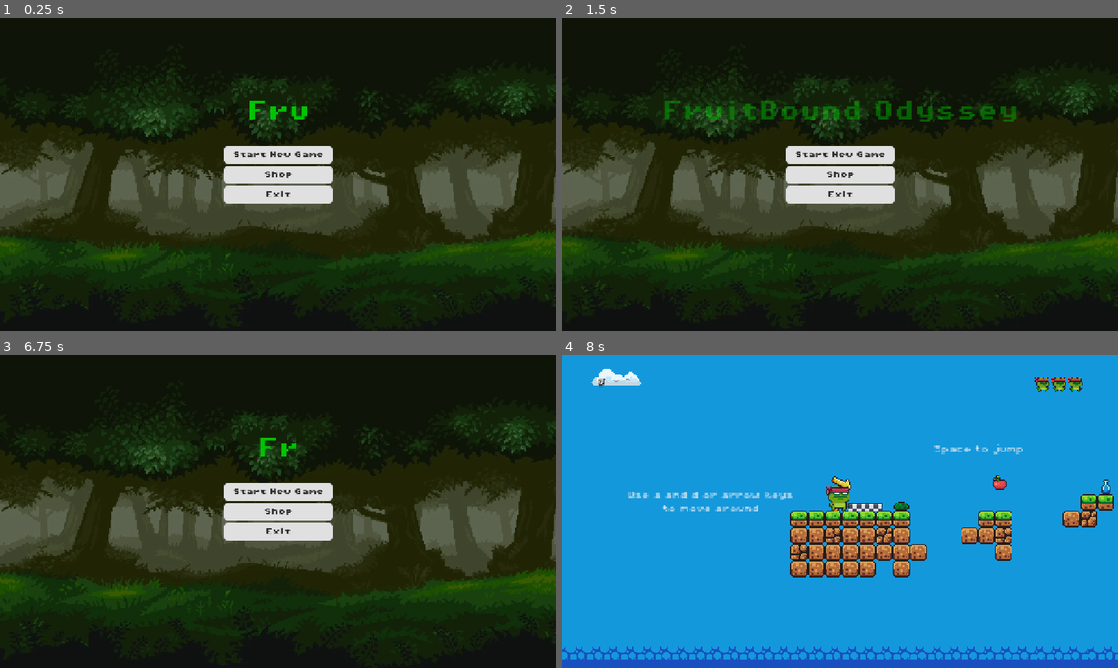
Above: before the commit, frames 1-4 (two rows, left to right).
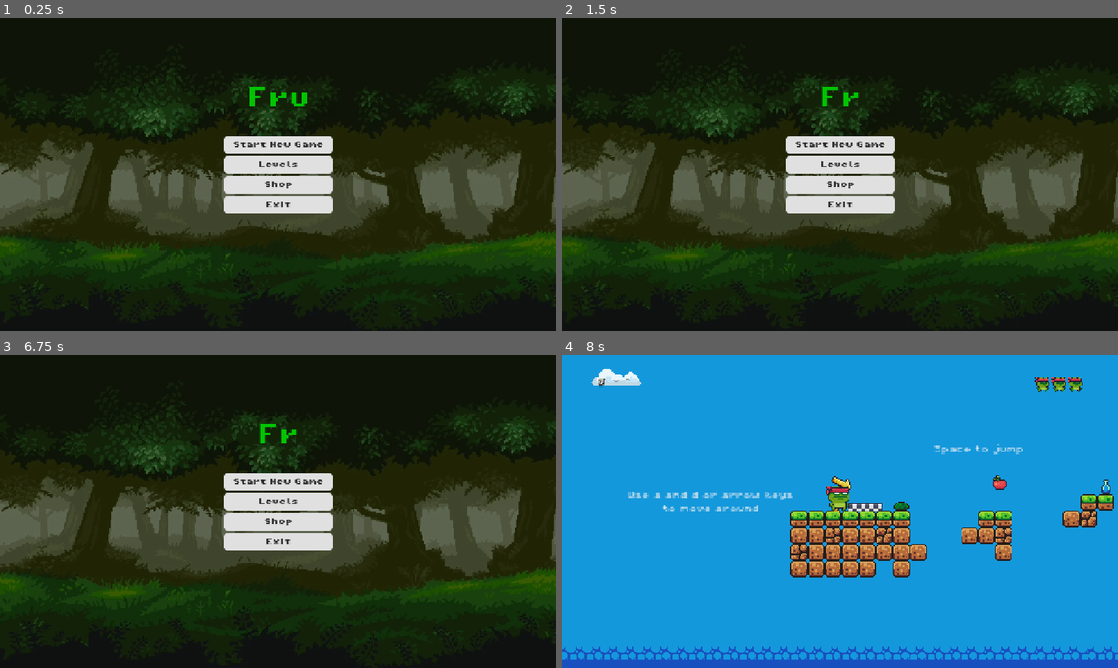
Above: after the commit, the same moments.

Repository: anushjindal19/jumpmasterrepo
Game: Godot game, scene res://scenes/GUI and Menus/main_menu.tscn
Same seed, same stepped clock (60 frames per second), same inputs: the game is played once before the commit and once after it.
Inputs (mouse positions are in pixels of both pictures, inside the frame that each line leads up to):
- Up to frame 1 (0.25 s): no input
- Up to frame 2 (1.5 s): click (840, 165) at 0.5 s, where only the run after the commit has a clickable "Levels"; click (840, 296) at 1.25 s, where only the run after the commit has a clickable "Back"
- Up to frame 3 (6.75 s): click "Start New Game" at 2 s; hold D (right) 2.78-4.28 s; tap Space (jump) at 3.02, 3.77, 5.27, 6.02 s; hold A (left) 4.28-5.03 s; hold D (right) 5.03-6.5 s; tap Escape (escape) at 6.4 s; click "Main Menu" at 6.5 s
- Up to frame 4 (8 s): click "Start New Game" at 7.25 s

The runs differ from the first frame. In frame 1, 2.7% of the frame differs, in the area x 40-60%, y 22-63%; in frame 2, 3.8%, in the area x 18-82%, y 22-63%; in frame 3, 2.5%; in frame 4, nothing differs.

Commit message:
Main menu: Levels button, and Start New Game erases the save after confirming
The confirmation only appears when a save exists. Erasing removes unlocks,
collected fruit, best scores and times, shop points and skins, then starts
level 1.

Diff:
--- a/scenes/GUI and Menus/main_menu.tscn
+++ b/scenes/GUI and Menus/main_menu.tscn
@@ -1,8 +1,9 @@
-[gd_scene load_steps=11 format=3 uid="uid://errlvqslcov8"]
+[gd_scene load_steps=12 format=3 uid="uid://errlvqslcov8"]
 
 [ext_resource type="Script" uid="uid://brp15mgmffw6j" path="res://scripts/main_menu.gd" id="1_bl6hq"]
 [ext_resource type="Texture2D" uid="uid://dhe36ak82fh1b" path="res://assets/sprites/sIBk3JQtfYle-XfBf5_6TnFyVkRZ8tR_3a_wi1inOyU.webp" id="2_doqf2"]
 [ext_resource type="FontFile" uid="uid://dwyiv31ig70ne" path="res://assets/fonts/PixelOperator8-Bold.ttf" id="2_pga4x"]
+[ext_resource type="Theme" path="res://assets/menu_theme.tres" id="3_theme"]
 
 [sub_resource type="StyleBoxTexture" id="StyleBoxTexture_bqqt6"]
 texture = ExtResource("2_doqf2")
@@ -99,9 +100,9 @@
 anchor_right = 0.5
 anchor_bottom = 0.5
 offset_left = -125.0
-offset_top = -66.0
+offset_top = -89.0
 offset_right = 125.0
-offset_bottom = 66.0
+offset_bottom = 89.0
 grow_horizontal = 2
 grow_vertical = 2
 theme_override_constants/separation = 6
@@ -122,6 +123,23 @@
 theme_override_styles/pressed = SubResource("StyleBoxFlat_ekxnf")
 theme_override_styles/normal = SubResource("StyleBoxFlat_bqqt6")
 text = "Start New Game"
+
+[node name="Levels" type="Button" parent="VBoxContainer"]
+custom_minimum_size = Vector2(250, 40)
+layout_mode = 2
+theme_override_colors/font_hover_pressed_color = Color(0.180392, 0.180392, 0.180392, 1)
+theme_override_colors/font_hover_color = Color(0.180392, 0.180392, 0.180392, 1)
+theme_override_colors/font_outline_color = Color(0.8, 0.8, 0.8, 1)
+theme_override_colors/font_color = Color(0.180392, 0.180392, 0.180392, 1)
+theme_override_colors/font_focus_color = Color(0.180392, 0.180392, 0.180392, 1)
+theme_override_colors/font_pressed_color = Color(0.180392, 0.180392, 0.180392, 1)
+theme_override_constants/outline_size = 2
+theme_override_fonts/font = ExtResource("2_pga4x")
+theme_override_font_sizes/font_size = 16
+theme_override_styles/hover = SubResource("StyleBoxFlat_l6cm7")
+theme_override_styles/pressed = SubResource("StyleBoxFlat_ekxnf")
+theme_override_styles/normal = SubResource("StyleBoxFlat_bqqt6")
+text = "Levels"
 
 [node name="Shop" type="Button" parent="VBoxContainer"]
 custom_minimum_size = Vector2(250, 40)
@@ -203,9 +221,9 @@
 anchor_right = 0.5
 anchor_bottom = 0.5
 offset_left = -551.0
-offset_top = -216.0
+offset_top = -246.0
 offset_right = 551.0
-offset_bottom = -75.0
+offset_bottom = -105.0
 grow_horizontal = 2
 grow_vertical = 2
 theme_override_colors/font_color = Color(0, 0.768627, 0, 1)
@@ -221,8 +239,81 @@
 }
 autoplay = "typing"
 
+[node name="ConfirmNewGame" type="Control" parent="."]
+visible = false
+layout_mode = 1
+anchors_preset = 8
+anchor_left = 0.5
+anchor_top = 0.5
+anchor_right = 0.5
+anchor_bottom = 0.5
+offset_left = -640.0
+offset_top = -360.0
+offset_right = 640.0
+offset_bottom = 360.0
+grow_horizontal = 2
+grow_vertical = 2
+theme = ExtResource("3_theme")
+
+[node name="Dim" type="ColorRect" parent="ConfirmNewGame"]
+layout_mode = 1
+anchors_preset = 15
+anchor_right = 1.0
+anchor_bottom = 1.0
+grow_horizontal = 2
+grow_vertical = 2
+color = Color(0, 0, 0, 0.85)
+
+[node name="Panel" type="PanelContainer" parent="ConfirmNewGame"]
+layout_mode = 1
+anchors_preset = 8
+anchor_left = 0.5
+anchor_top = 0.5
+anchor_right = 0.5
+anchor_bottom = 0.5
+offset_left = -340.0
+offset_top = -130.0
+offset_right = 340.0
+offset_bottom = 130.0
+grow_horizontal = 2
+grow_vertical = 2
+
+[node name="VBox" type="VBoxContainer" parent="ConfirmNewGame/Panel"]
+layout_mode = 2
+theme_override_constants/separation = 24
+alignment = 1
+
+[node name="Message" type="Label" parent="ConfirmNewGame/Panel/VBox"]
+layout_mode = 2
+theme_override_colors/font_color = Color(1, 1, 1, 1)
+theme_override_constants/line_spacing = 8
+text = "Start a new game?
+
+This erases your unlocked levels,
+collected fruit, best scores,
+shop points and skins."
+horizontal_alignment = 1
+
+[node name="Buttons" type="HBoxContainer" parent="ConfirmNewGame/Panel/VBox"]
+layout_mode = 2
+theme_override_constants/separation = 16
+alignment = 1
+
+[node name="Erase" type="Button" parent="ConfirmNewGame/Panel/VBox/Buttons"]
+custom_minimum_size = Vector2(260, 40)
+layout_mode = 2
+text = "Erase and start"
+
+[node name="Cancel" type="Button" parent="ConfirmNewGame/Panel/VBox/Buttons"]
+custom_minimum_size = Vector2(260, 40)
+layout_mode = 2
+text = "Cancel"
+
 [connection signal="pressed" from="VBoxContainer/Start Game" to="." method="_on_start_game_pressed"]
+[connection signal="pressed" from="VBoxContainer/Levels" to="." method="_on_levels_pressed"]
 [connection signal="pressed" from="VBoxContainer/Shop" to="." method="_on_shop_pressed"]
 [connection signal="pressed" from="VBoxContainer/Continue" to="." method="_on_continue_pressed"]
 [connection signal="pressed" from="VBoxContainer/Settings" to="." method="_on_settings_pressed"]
 [connection signal="pressed" from="VBoxContainer/Exit" to="." method="_on_exit_pressed"]
+[connection signal="pressed" from="ConfirmNewGame/Panel/VBox/Buttons/Erase" to="." method="_on_erase_pressed"]
+[connection signal="pressed" from="ConfirmNewGame/Panel/VBox/Buttons/Cancel" to="." method="_on_cancel_pressed"]
--- a/scripts/main_menu.gd
+++ b/scripts/main_menu.gd
@@ -10,8 +10,29 @@
 	animation_player.play("idle")
 
 func _on_start_game_pressed() -> void:
-	PlayerUtils.current_level = 1
-	PlayerUtils.reload_current_level()
+	# Starting over erases the save, so ask first if there's anything to lose
+	if PlayerUtils.has_save():
+		$ConfirmNewGame.show()
+	else:
+		start_new_game()
+
+func start_new_game() -> void:
+	PlayerUtils.erase_save()
+	PlayerUtils.play_level(1)
+
+func _on_erase_pressed() -> void:
+	start_new_game()
+
+func _on_cancel_pressed() -> void:
+	$ConfirmNewGame.hide()
+
+func _unhandled_input(event):
+	if event.is_action_pressed("escape") and $ConfirmNewGame.visible:
+		$ConfirmNewGame.hide()
+
+
+func _on_levels_pressed() -> void:
+	get_tree().change_scene_to_file("res://scenes/GUI and Menus/level_menu.tscn")
 
 
 func _on_shop_pressed() -> void:
